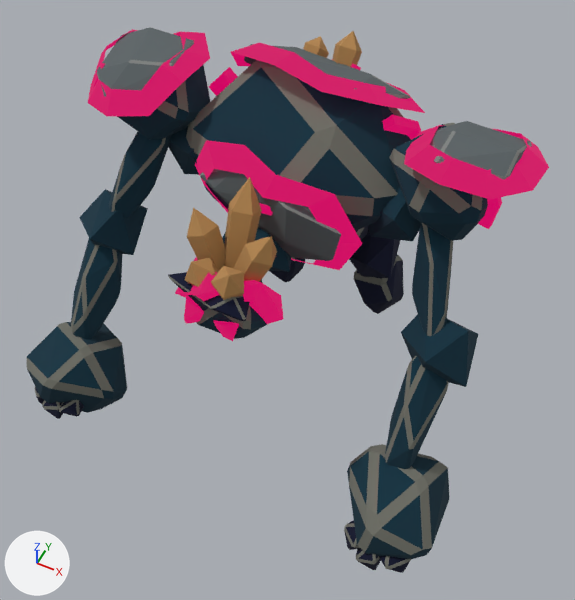
The glTF model Assets/Models/Enemies/OreGolem_Boss.glb, before and after one commit.
Rendered twice from a camera (50 mm lens) standing at (1.17, -2.5, 3.42) and looking at (0.11, -0.36, 0.75). The axes (+X, +Y, +Z) are drawn at lower left. The lights are the same throughout. The picture after the commit comes second. Where no turn or scale is listed for an object, it has been applied to the vertices.

Names of what the first picture shows: 'Arm_L', 'Arm_R', 'Brow', 'Fist_L', 'Fist_R', 'Forearm_L', 'Head', 'Plate_1', 'Plate_4', 'Seam_1', 'Seam_2', 'Seam_3', 'Seam_4', 'Torso' and 17 more.
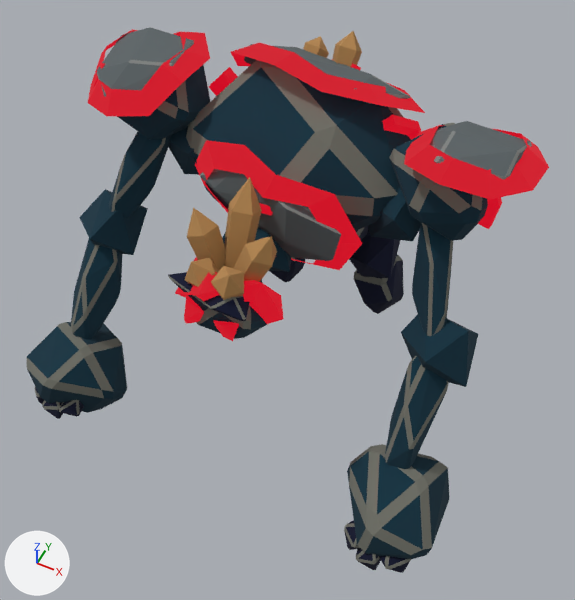
Changed parts and their boxes [x1, y1, x2, y2] in the pictures (575 x 600 px):
'Torso', recoloured
    both: [195, 60, 421, 231]
'Arm_L', recoloured
    both: [401, 124, 502, 229]
'Seam_1', recoloured (pink to red)
    both: [195, 140, 362, 270]
'Seam_3', recoloured (pink to red)
    both: [404, 125, 549, 199]
'Seam_4', recoloured (pink to red)
    both: [88, 29, 210, 116]
'Seam_2', recoloured (pink to red)
    both: [231, 43, 425, 113]
'Head', recoloured (pink to red)
    both: [177, 279, 267, 341]
'Brow', recoloured (pink to red)
    both: [175, 257, 284, 324]

The change, as a list of edits to the scene's bpy script:
```text
Change mat_dcx_glow_hostile:
    where n0 = _N.new('ShaderNodeBsdfPrincipled'); n0.name = 'Principled BSDF'
    n0.inputs[27].default_value: (0.63, 0.0, 0.123, 1.0) -> (0.63, 0.00191, 0.0159, 1.0)  # 'Emission Color', pink #d00062 -> 'Emission Color', red #d00622
Change mat_dcx_glow_hostile_001:
    mat_dcx_glow_hostile_001.emission_color: (0.63, 0.0, 0.123) -> (0.63, 0.00191, 0.0159)  # pink #d00062 -> red #d00622
```
